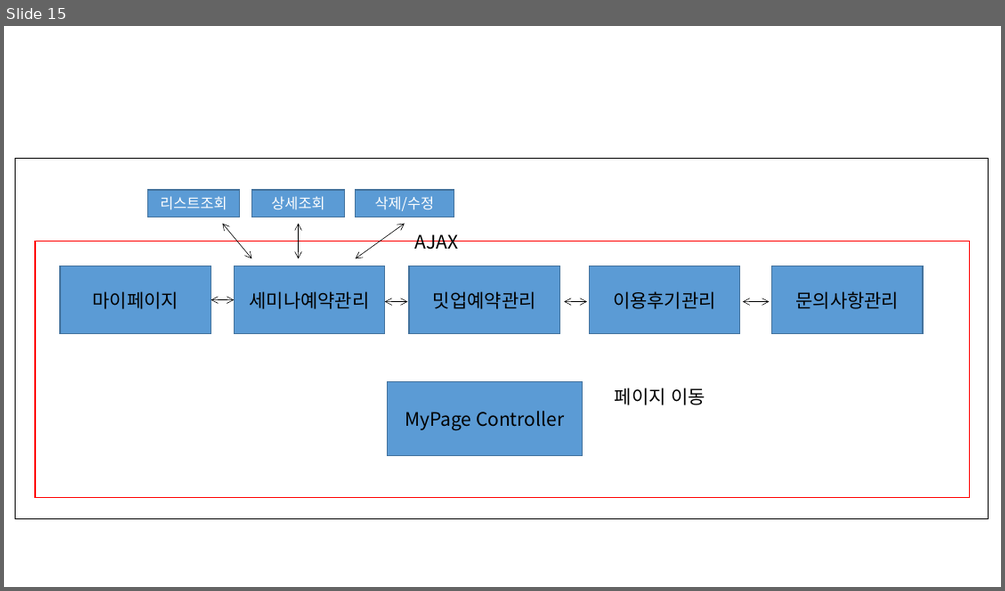
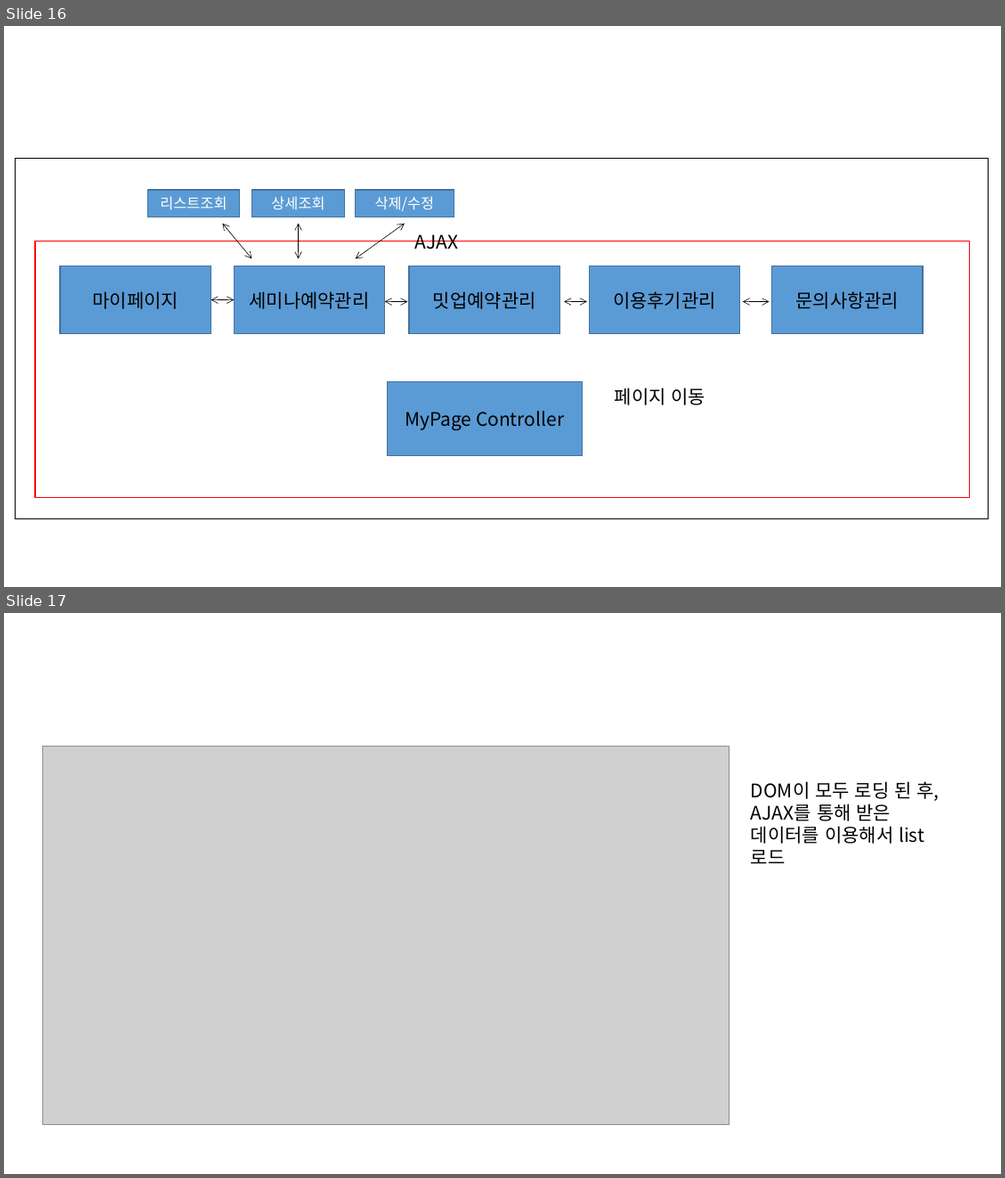
Before and after one commit to ezenteam2/e-Zone, a slide deck: 0 발표용 파워포인트/0417 3차발표/0417 project05 - 파워포인트 - 형준.pptx. Shown one above the other, each under a label of ours: slide 15 before the commit, slides 16 and 17 after it. The pictures are 1005x591 and 1005x1178 pixels, drawn with LibreOffice and Linux fonts; fonts in the diff are those of the drawing; grey boxes stand for pictures. Boxes give left, top, right and bottom in pixels: in the first picture for what was removed or moved away, otherwise in the second. Text is boxed around its words. In the diff, an @@ line names an element or a change of style, - is before the commit and + after.

```diff
--- a/0 발표용 파워포인트/0417 3차발표/0417 project05 - 파워포인트 - 형준.pptx
+++ b/0 발표용 파워포인트/0417 3차발표/0417 project05 - 파워포인트 - 형준.pptx
@@ slide 17 added at (x1=4, y1=613, x2=1001, y2=1174), background #FFFFFF @@
@@ picture added at (x1=42, y1=747, x2=728, y2=1125) @@
@@ text added at (x1=751, y1=781, x2=938, y2=844), 18 pt, text #000000 @@
+DOM이 모두 로딩 된 후, AJAX를 통해 받은 데이터를 이용해서 list 로드
@@ what was slide 15 is now slide 16 @@
```
Also in this commit, not shown: 9 other slides added, 2 other files.
